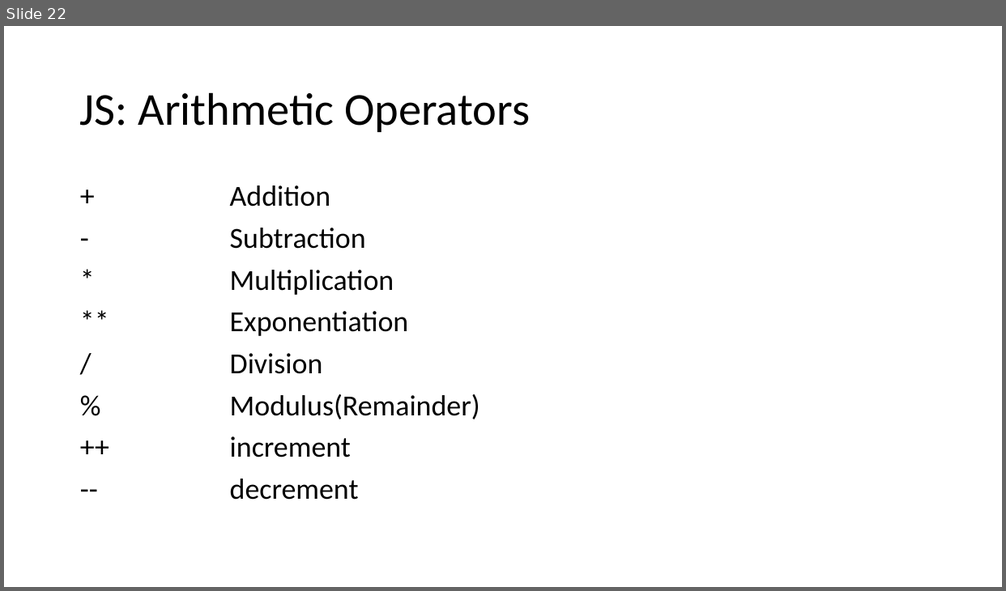
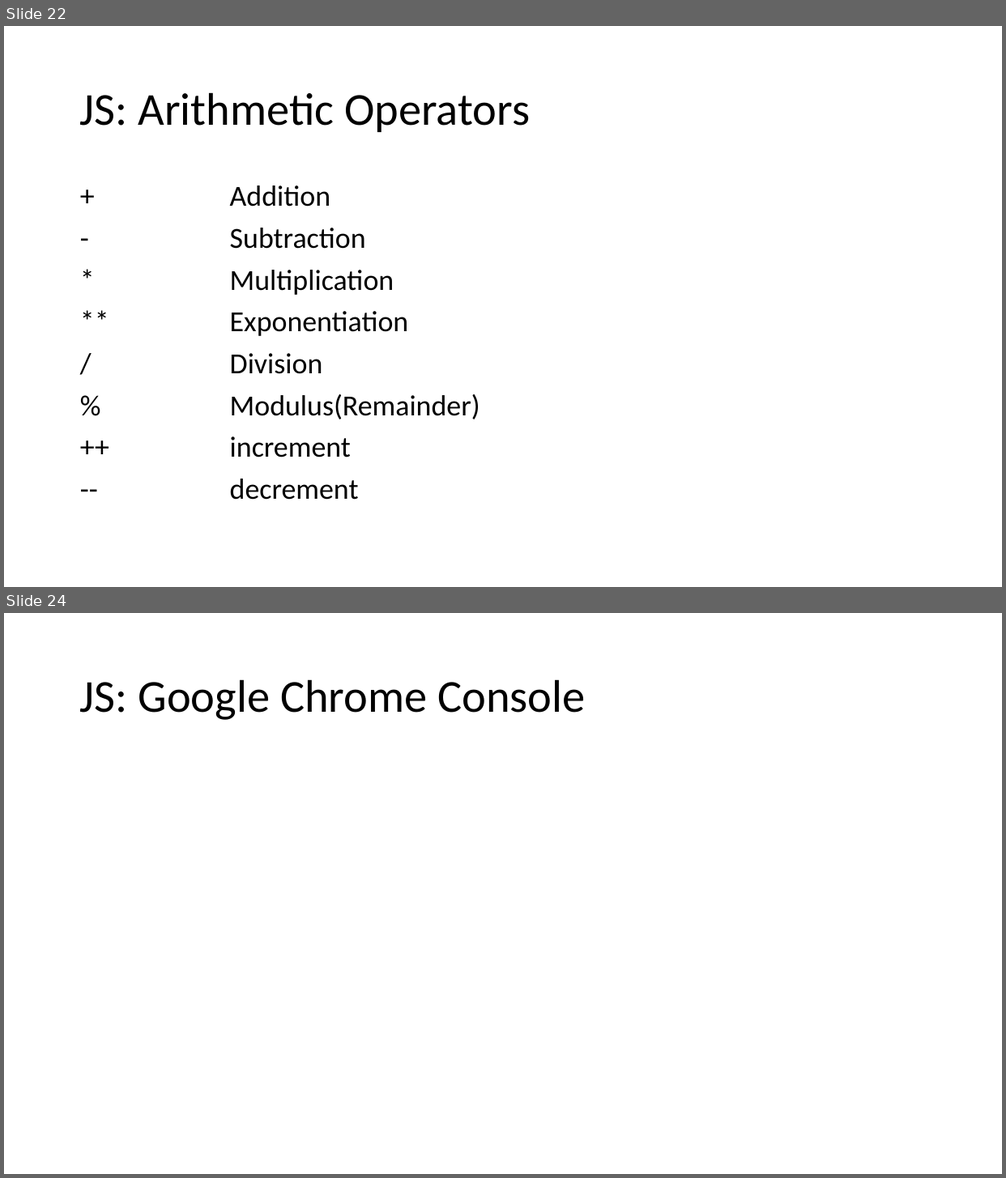
Before and after one commit to PiyushChaturvedii/Batch04, a slide deck: JavaScript.pptx. Shown one above the other, each under a label of ours: slide 22 before the commit, slides 22 and 24 after it; the slides between them are not shown. The pictures are 1006x591 and 1006x1178 pixels, drawn with LibreOffice and Linux fonts; fonts in the diff are those of the drawing. Boxes give left, top, right and bottom in pixels: in the first picture for what was removed or moved away, otherwise in the second. Text is boxed around its words. In the diff, an @@ line names an element or a change of style, - is before the commit and + after.

```diff
--- a/JavaScript.pptx
+++ b/JavaScript.pptx
@@ slide 24 added at [4, 613, 1002, 1174], background #FFFFFF @@
@@ title added at [80, 679, 585, 720], 44 pt, text #000000 @@
+JS: Google Chrome Console
```
Also in this commit, not shown: 12 other slides added, 5 other files.
